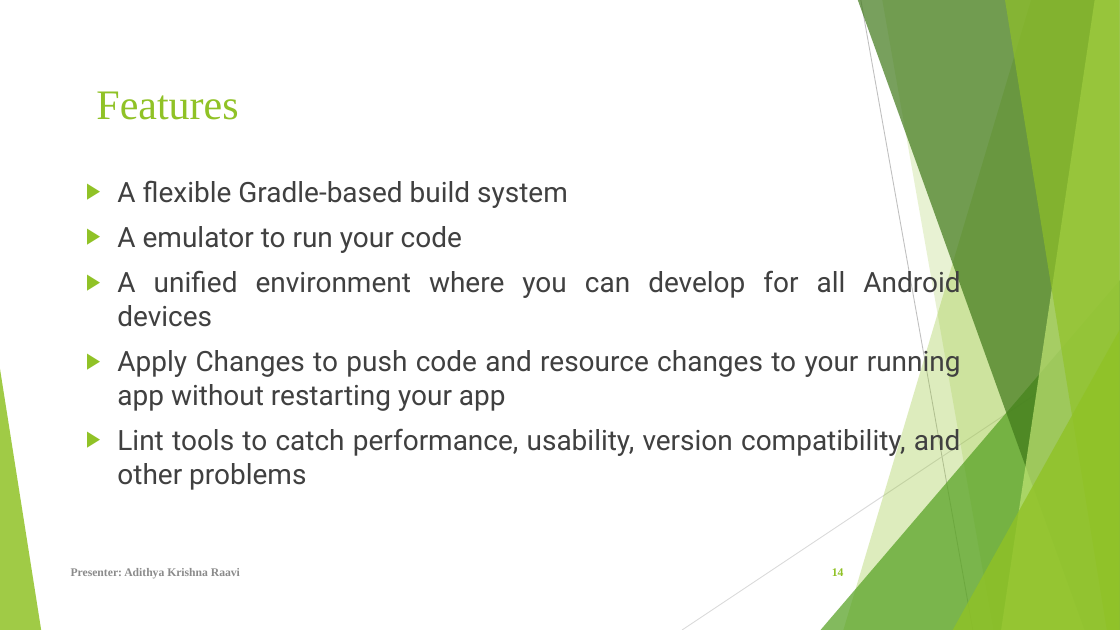
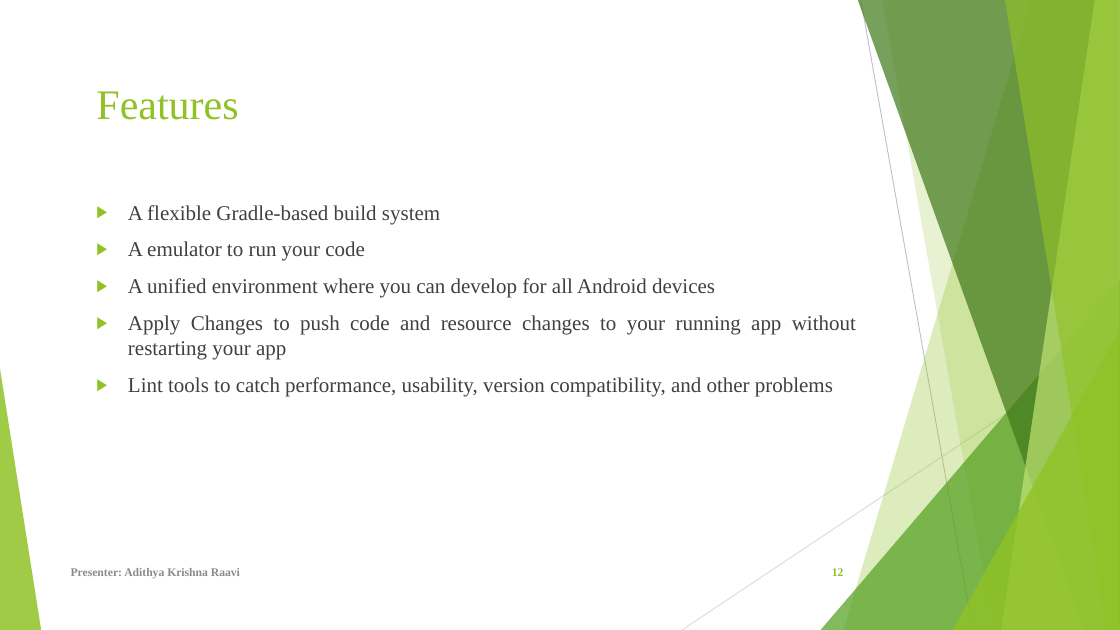
Before and after one commit to Sec03Team05Fall22GDP1/FreebiesforNewbies, a slide deck: slide 12 of Project_Files/Sprint 6/FreeBies For NewBies.pptx (slide 14 before the commit). Drawn at 1120x630 pixels with LibreOffice and Linux fonts; fonts in the diff are those of the drawing. Boxes give left, top, right and bottom in pixels: in the first picture for what was removed or moved away, otherwise in the second. Text is boxed around its words. In the diff, an @@ line names an element or a change of style, - is before the commit and + after.

Commit message:
Updated Android Activity lifecycle, Summary slides
updated the presentation with Android Activity lifecycle, Lessions learned, Summary etc.,

```diff
--- a/Project_Files/Sprint 6/FreeBies For NewBies.pptx
+++ b/Project_Files/Sprint 6/FreeBies For NewBies.pptx
@@ text "A flexible Gradle-based build system": place and size @@
-text "A flexible Gradle-based build system" at box(117, 180, 961, 490)
+text "A flexible Gradle-based build system" at box(128, 205, 856, 397)
@@ text "A flexible Gradle-based build system" at box(128, 205, 856, 397): size 24 to 18 pt, font Roboto to Times New Roman @@
@@ page number at box(832, 568, 844, 576): text changed @@
-14
+12
```
Also in this commit, not shown: 4 other slides changed, 8 slides added, 2 slides removed.
